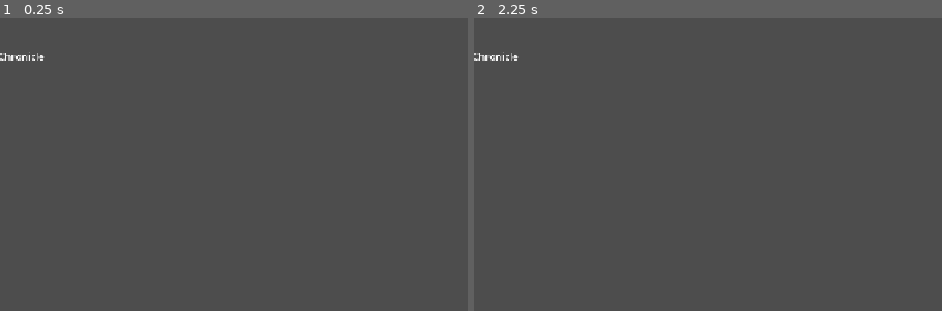
Above: before the commit, frames 1-2 (left to right).
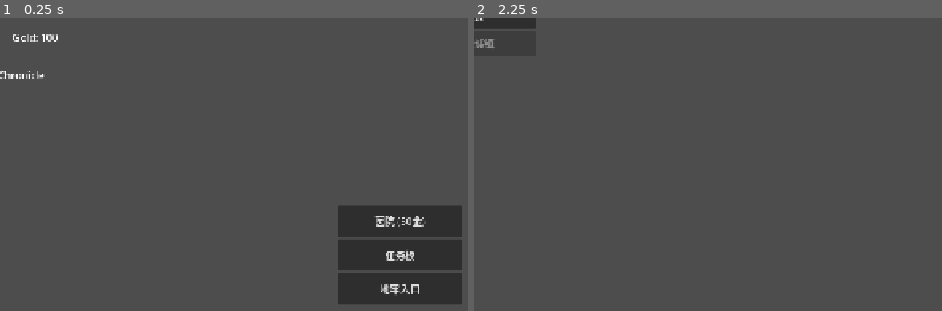
Above: after the commit, the same moments.

Repository: ycfyu12345/darkveil_chronicle
Game: Godot game, scene res://scenes/town/town_scene.tscn
Same seed, same stepped clock (60 frames per second), same inputs: the game is played once before the commit and once after it.
Inputs (mouse positions are in pixels of both pictures, inside the frame that each line leads up to):
- Up to frame 1 (0.25 s): no input
- Up to frame 2 (2.25 s): click (871, 220) at 0.5 s, where only the run after the commit has a clickable "医院 (50金)"; click (871, 255) at 1.25 s, where only the run after the commit has a clickable "任务板"; click (871, 287) at 2 s, where only the run after the commit has a clickable "地牢入口"

The runs differ from the first frame. In frame 1, 8.6% of the frame differs, in the area x 0-99%, y 5-98%; in frame 2, 0.7%.

Commit message:
fix: 修复城镇场景布局和节点路径

Diff:
--- a/scenes/town/town_scene.tscn
+++ b/scenes/town/town_scene.tscn
@@ -16,43 +16,33 @@
 anchor_left = 0.5
 anchor_right = 0.5
 offset_left = -100.0
-offset_top = 50.0
+offset_top = 80.0
 offset_right = 100.0
-offset_bottom = 100.0
+offset_bottom = 130.0
 text = "Darkveil Chronicle"
 horizontal_alignment = 1
 
 [node name="BuildingList" type="VBoxContainer" parent="."]
-anchors_preset = 7
-anchor_left = 0.5
-anchor_top = 1.0
-anchor_right = 0.5
-anchor_bottom = 1.0
-offset_left = -75.0
-offset_top = -180.0
-offset_right = 75.0
-offset_bottom = -20.0
+offset_left = 540.0
+offset_top = 300.0
+offset_right = 740.0
+offset_bottom = 500.0
 
 [node name="HospitalButton" type="Button" parent="BuildingList"]
-custom_minimum_size = Vector2(150, 40)
+custom_minimum_size = Vector2(200, 50)
 text = "医院 (50金)"
 
 [node name="QuestBoardButton" type="Button" parent="BuildingList"]
-custom_minimum_size = Vector2(150, 40)
+custom_minimum_size = Vector2(200, 50)
 text = "任务板"
 
 [node name="DungeonEntranceButton" type="Button" parent="BuildingList"]
-custom_minimum_size = Vector2(150, 40)
+custom_minimum_size = Vector2(200, 50)
 text = "地牢入口"
 
-[node name="PlayerHUD" type="HBoxContainer" parent="."]
-anchors_preset = 1
-anchor_left = 1.0
-anchor_right = 1.0
-offset_left = -150.0
+[node name="GoldLabel" type="Label" parent="."]
+offset_left = 20.0
 offset_top = 20.0
-offset_right = -20.0
-offset_bottom = 60.0
-
-[node name="GoldLabel" type="Label" parent="PlayerHUD"]
+offset_right = 120.0
+offset_bottom = 50.0
 text = "Gold: 100"
--- a/scripts/town/town_manager.gd
+++ b/scripts/town/town_manager.gd
@@ -2,7 +2,7 @@
 
 ## 城镇系统管理器
 
-@onready var gold_label: Label = $PlayerHUD/GoldLabel
+@onready var gold_label: Label = $GoldLabel
 @onready var hospital_btn: Button = $BuildingList/HospitalButton
 @onready var quest_btn: Button = $BuildingList/QuestBoardButton
 @onready var dungeon_btn: Button = $BuildingList/DungeonEntranceButton
